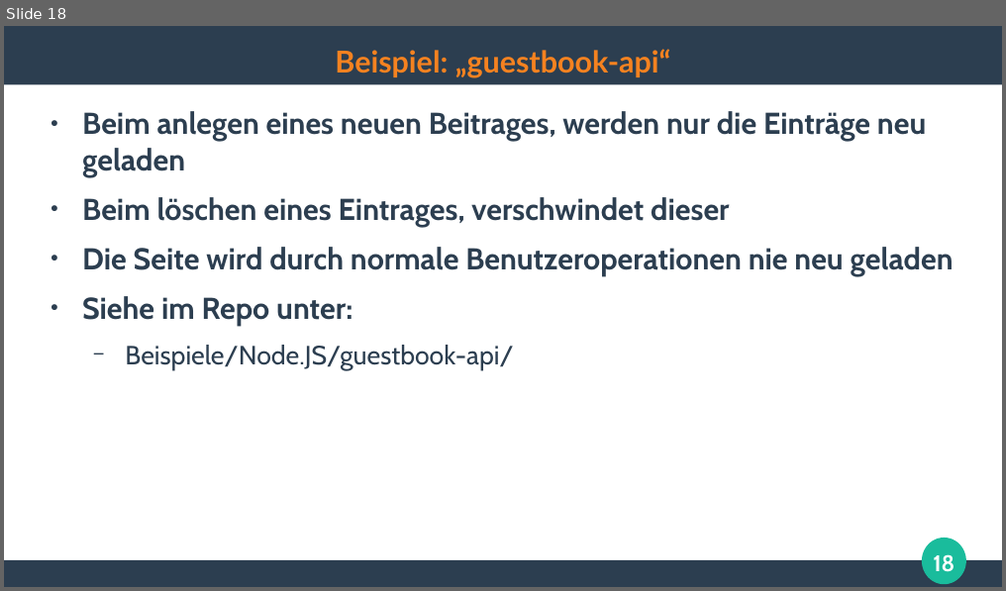
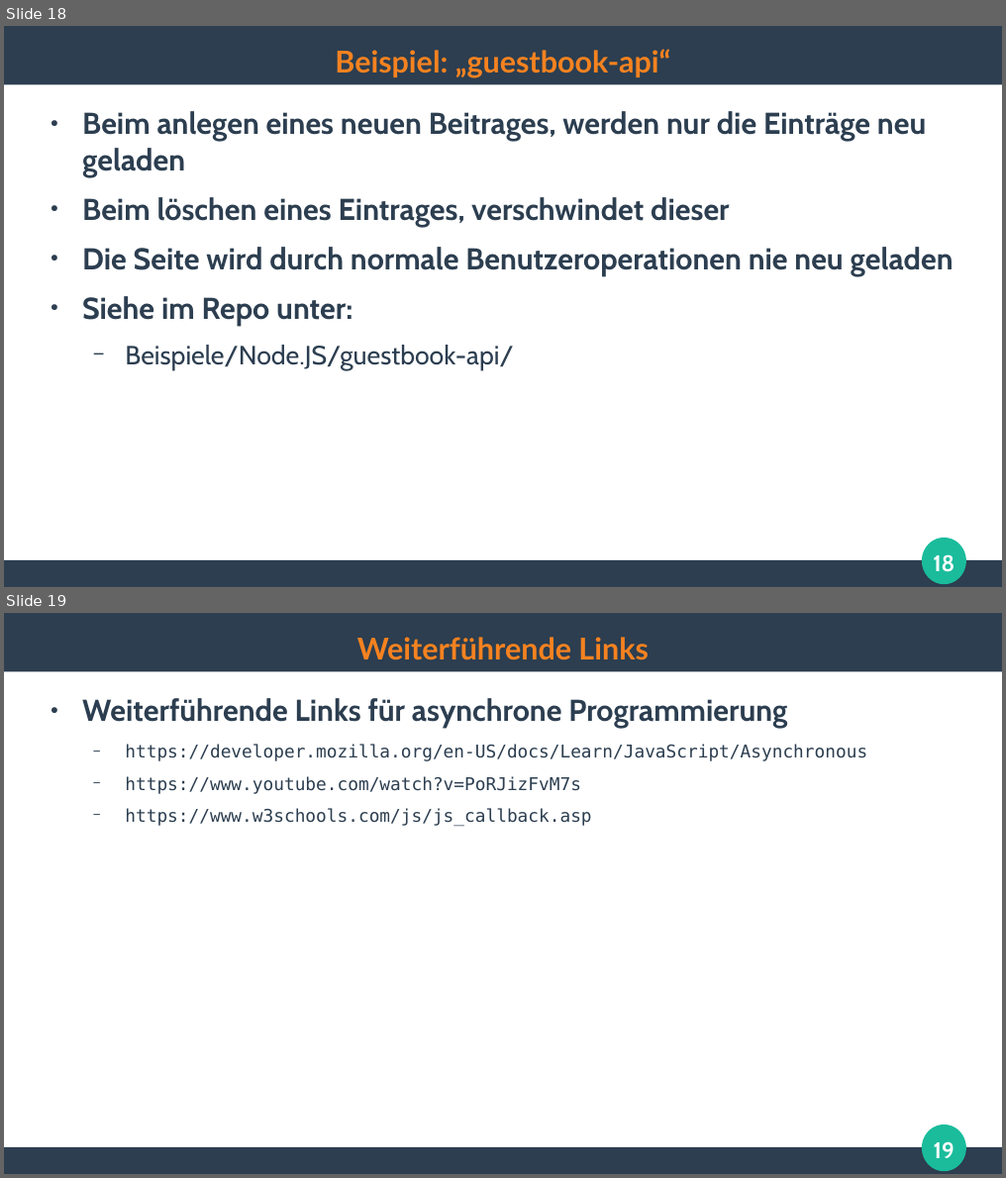
Before and after one commit to ghandmann/HS-AlbSig-WebAnwendungen2, a slide deck: Kapitel/05_Web2.0_AJAX_1x1.odp. Shown one above the other, each under a label of ours: slide 18 before the commit, slides 18 and 19 after it. The pictures are 1006x591 and 1006x1178 pixels, drawn with LibreOffice and Linux fonts; fonts in the diff are those of the drawing. Boxes give left, top, right and bottom in pixels: in the first picture for what was removed or moved away, otherwise in the second. Text is boxed around its words. In the diff, an @@ line names an element or a change of style, - is before the commit and + after.

Commit message:
add some more async links

```diff
--- a/Kapitel/05_Web2.0_AJAX_1x1.odp
+++ b/Kapitel/05_Web2.0_AJAX_1x1.odp
@@ slide 19 added at bbox=[4, 613, 1002, 1174], background #FFFFFF; not listed: 3 template elements that a slide beside it also shows @@
@@ title added at bbox=[357, 637, 648, 661], 24 pt, text #F58220, bold @@
+Weiterführende Links
@@ text added at bbox=[82, 698, 867, 827], 14 pt, text #2C3E50 @@
+● Weiterführende Links für asynchrone Programmierung
+  − https://developer.mozilla.org/en-US/docs/Learn/JavaScript/Asynchronous
+  − https://www.youtube.com/watch?v=PoRJizFvM7s
+  − https://www.w3schools.com/js/js_callback.asp
@@ page number added at bbox=[934, 1142, 954, 1158], 18 pt, text #FFFFFF, bold @@
+19
```
